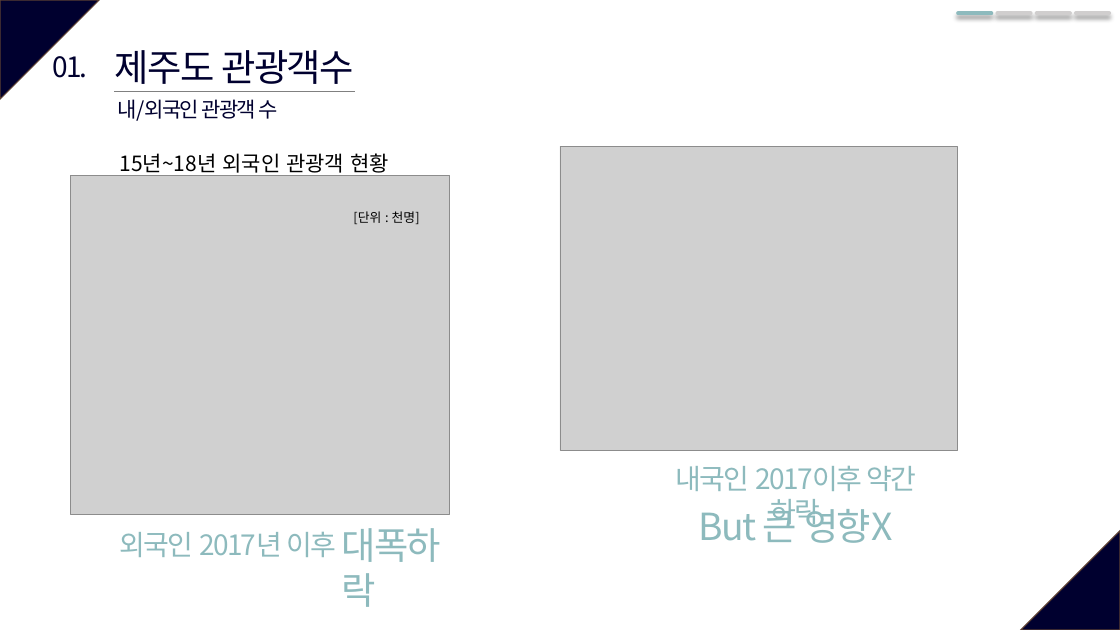
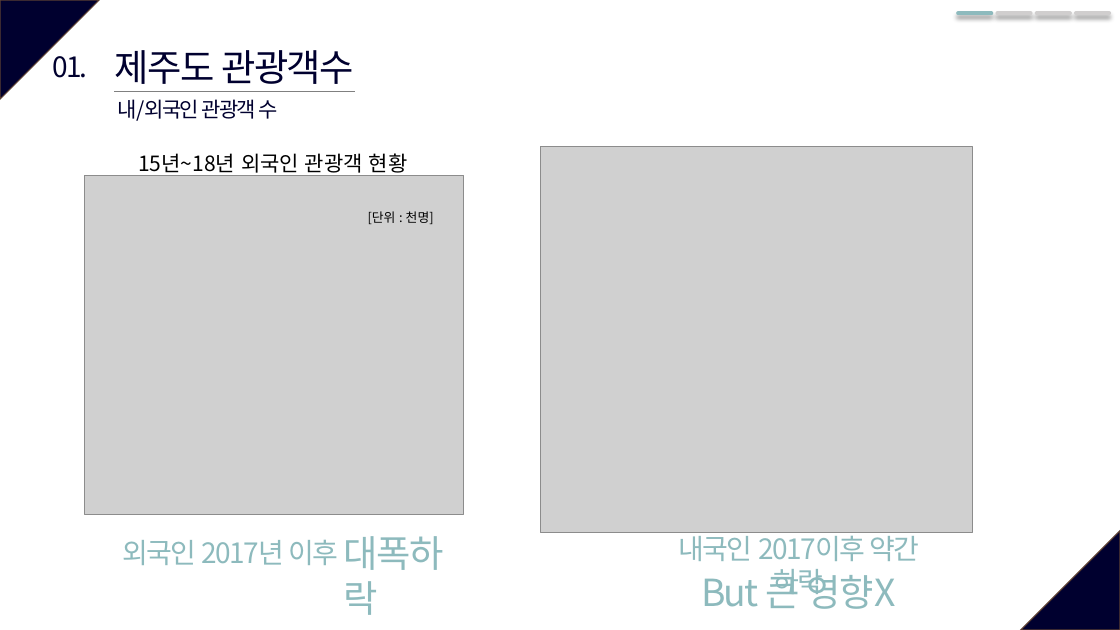
Before and after one commit to so-jeong0127/6-project, a slide deck: slide 4 of 6조_외부환경영향.pptx. Drawn at 1120x630 pixels with LibreOffice and Linux fonts; fonts in the diff are those of the drawing; grey boxes stand for pictures. Boxes give left, top, right and bottom in pixels: in the first picture for what was removed or moved away, otherwise in the second. Text is boxed around its words. In the diff, an @@ line names an element or a change of style, - is before the commit and + after.

```diff
--- a/6조_외부환경영향.pptx
+++ b/6조_외부환경영향.pptx
@@ text "15년~18년 외국인 관광객 현황": place and size @@
-text "15년~18년 외국인 관광객 현황" at box(120, 153, 389, 176)
+text "15년~18년 외국인 관광객 현황" at box(138, 153, 408, 176)
@@ picture: place and size @@
-picture at box(560, 146, 958, 450)
+picture at box(541, 146, 973, 532)
@@ picture: place and size @@
-picture at box(70, 176, 450, 514)
+picture at box(84, 176, 464, 514)
@@ text "[단위 : 천명]": place and size @@
-text "[단위 : 천명]" at box(353, 211, 420, 224)
+text "[단위 : 천명]" at box(368, 211, 434, 224)
@@ text "외국인 2017년 이후": place and size @@
-text "외국인 2017년 이후" at box(120, 532, 337, 557)
+text "외국인 2017년 이후" at box(122, 540, 339, 565)
@@ text "대폭하락": place and size @@
-text "대폭하락" at box(342, 528, 442, 607)
+text "대폭하락" at box(344, 536, 444, 615)
@@ text "내국인 2017이후 약간 하락" rewrapped from box(676, 466, 917, 528) to box(679, 531, 920, 600) @@
@@ text "But 큰 영향X": place and size @@
-text "But 큰 영향X" at box(698, 503, 892, 543)
+text "But 큰 영향X" at box(701, 569, 895, 609)
```
Also in this commit, not shown: 7 other slides changed.
